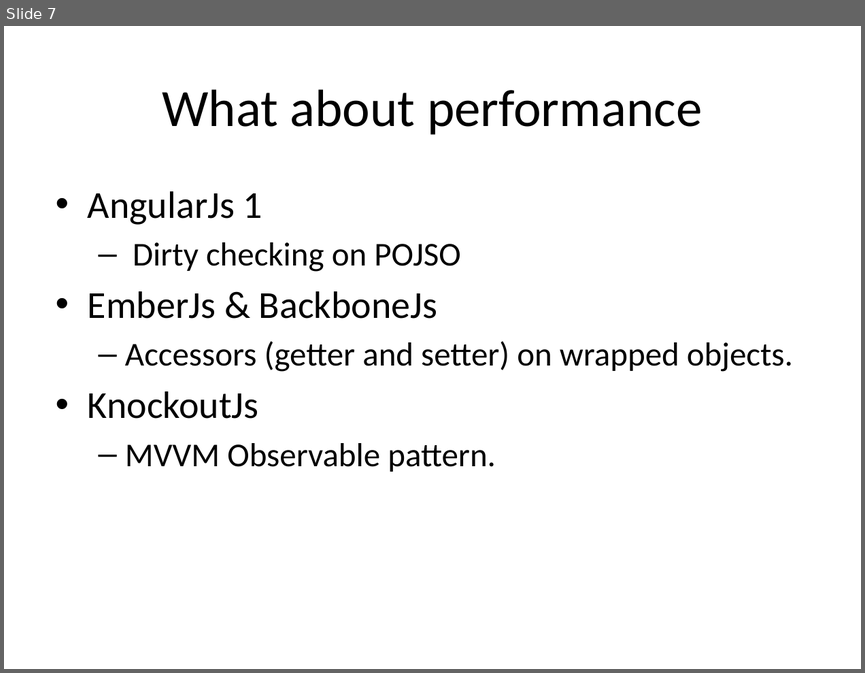
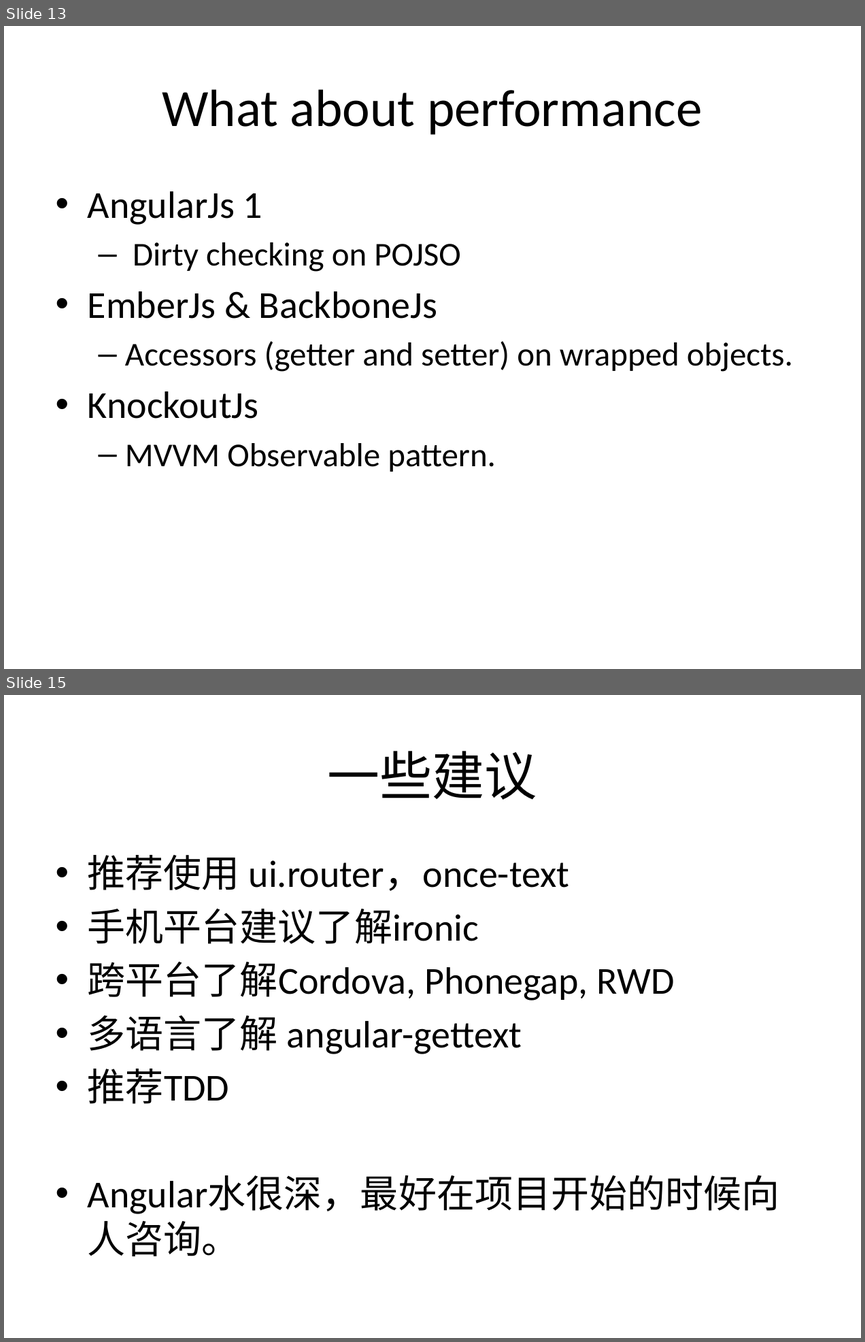
Before and after one commit to SijieCai/angular-performance-demo, a slide deck: angular1.x核心机制分析及性能实战.pptx. Shown one above the other, each under a label of ours: slide 7 before the commit, slides 13 and 15 after it; the slides between them are not shown. The pictures are 865x673 and 865x1342 pixels, drawn with LibreOffice and Linux fonts; fonts in the diff are those of the drawing. Boxes give left, top, right and bottom in pixels: in the first picture for what was removed or moved away, otherwise in the second. Text is boxed around its words. In the diff, an @@ line names an element or a change of style, - is before the commit and + after.

```diff
--- a/angular1.x核心机制分析及性能实战.pptx
+++ b/angular1.x核心机制分析及性能实战.pptx
@@ slide 15 added at <box>4,695,861,1338</box>, background #FFFFFF @@
@@ title added at <box>328,751,537,800</box>, 44 pt, text #000000 @@
+一些建议
@@ text added at <box>88,855,779,1256</box>, 32 pt, text #000000 @@
+• 推荐使用 ui.router，once-text
+• 手机平台建议了解ironic
+• 跨平台了解Cordova, Phonegap, RWD
+• 多语言了解 angular-gettext
+• 推荐TDD
+• Angular水很深，最好在项目开始的时候向人咨询。
@@ what was slide 7 is now slide 13 @@
```
Also in this commit, not shown: 3 slides changed, 7 other slides added, 9 slides removed, 6 other files.
